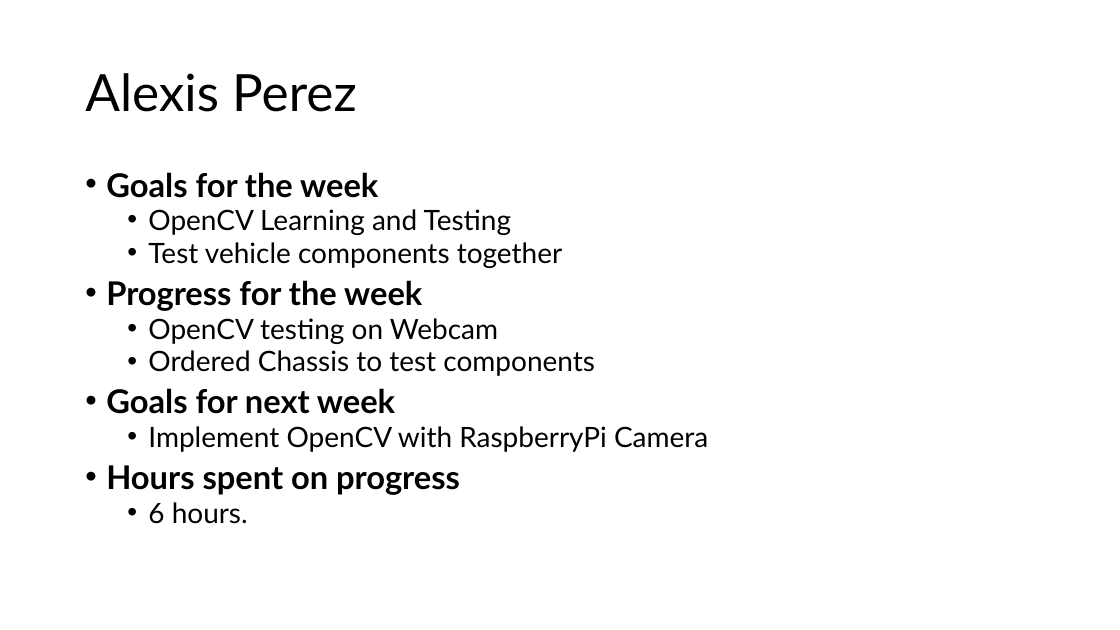
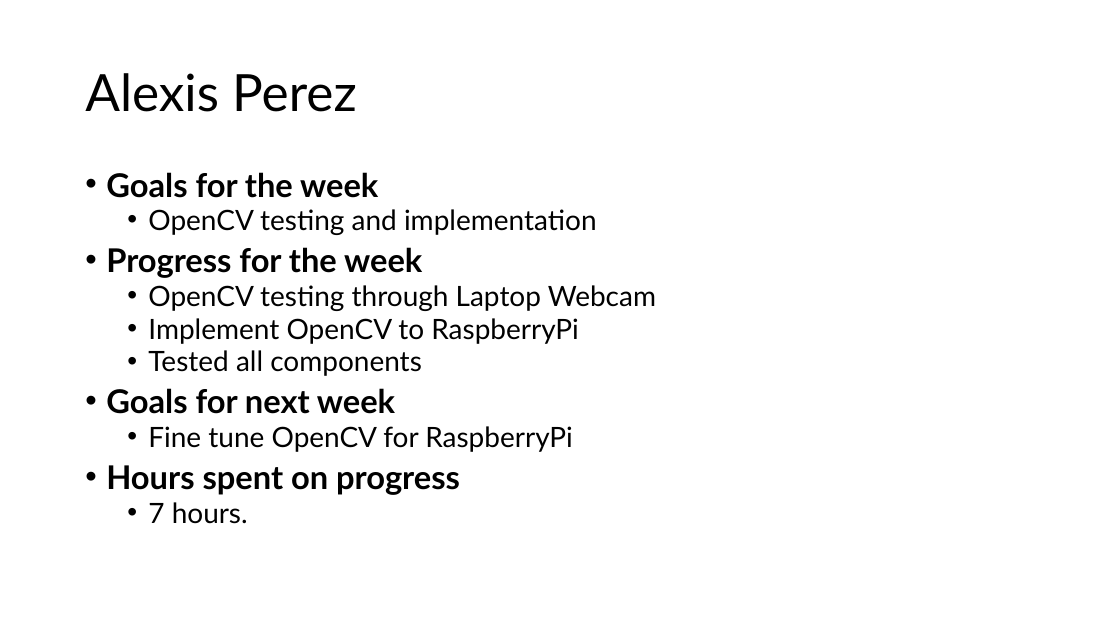
Before and after one commit to EthanWellsSr/BuggyBot, a slide deck: slide 1 of Weekly Reports/slides/2-alexis-perez.pptx. Drawn at 1120x630 pixels with LibreOffice and Linux fonts; fonts in the diff are those of the drawing. Boxes give left, top, right and bottom in pixels: in the first picture for what was removed or moved away, otherwise in the second. Text is boxed around its words. In the diff, an @@ line names an element or a change of style, - is before the commit and + after.

```diff
--- a/Weekly Reports/slides/2-alexis-perez.pptx
+++ b/Weekly Reports/slides/2-alexis-perez.pptx
@@ text at box(148, 209, 597, 235): text changed @@
-  • OpenCV Learning and Testing
-  • Test vehicle components together
+  • OpenCV testing and implementation
@@ text at box(148, 285, 656, 376): text changed @@
-  • OpenCV testing on Webcam
-  • Ordered Chassis to test components
+  • OpenCV testing through Laptop Webcam
+  • Implement OpenCV to RaspberryPi
+  • Tested all components
@@ text at box(148, 426, 573, 452): text changed @@
-  • Implement OpenCV with RaspberryPi Camera
+  • Fine tune OpenCV for RaspberryPi
@@ text at box(148, 502, 248, 524): text changed @@
-  • 6 hours.
+  • 7 hours.
```
Also in this commit, not shown: 1 slide added, 2 slides removed.
